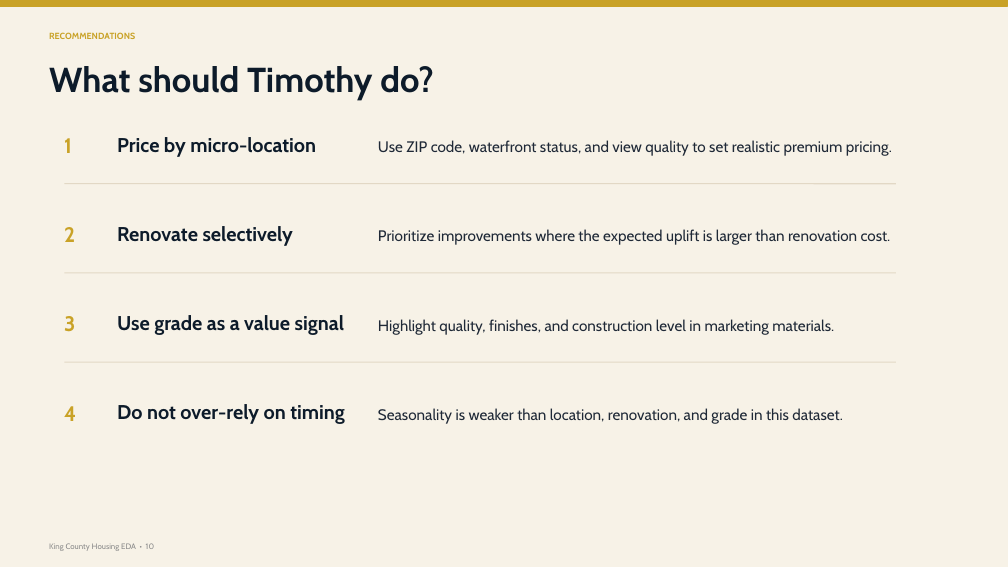
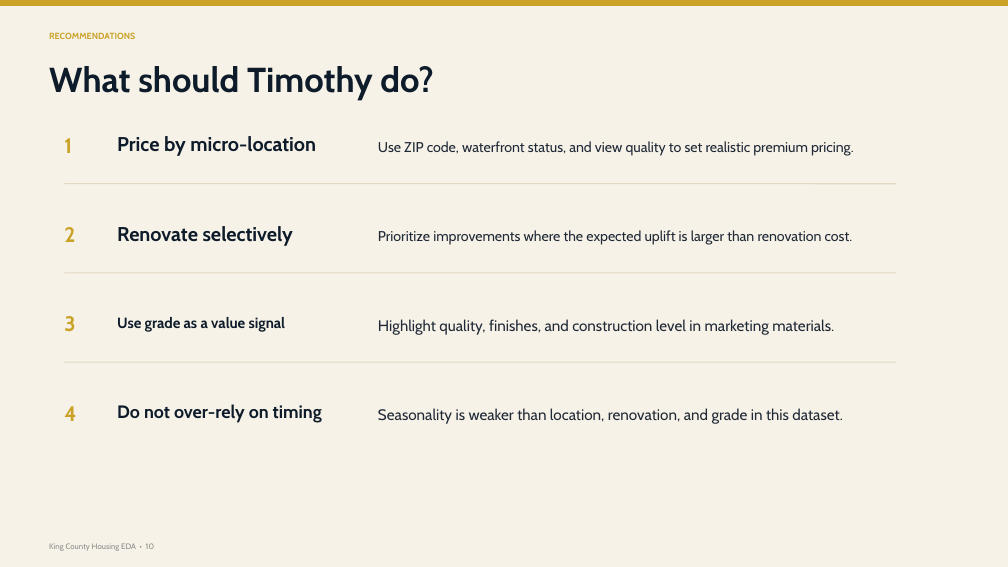
Before and after one commit to elhamrouzban/king_county_housing, a slide deck: slide 10 of King_County_EDA_Professional_Deck.pptx. Drawn at 1008x567 pixels with LibreOffice and Linux fonts; fonts in the diff are those of the drawing. Boxes give left, top, right and bottom in pixels: in the first picture for what was removed or moved away, otherwise in the second. Text is boxed around its words. In the diff, an @@ line names an element or a change of style, - is before the commit and + after.

```diff
--- a/King_County_EDA_Professional_Deck.pptx
+++ b/King_County_EDA_Professional_Deck.pptx
@@ text "Use ZIP code, waterfront status, ..." at [378, 141, 854, 156]: size 14.5 to 13.5 pt @@
@@ text "Prioritize improvements where the expected ..." at [378, 230, 853, 245]: size 14.5 to 13.5 pt @@
@@ text "Use grade as a value ..." at [117, 317, 286, 332]: size 19 to 14.1 pt @@
@@ text "Do not over-rely on timing" at [117, 404, 322, 423]: size 19 to 17.1 pt @@
```
Also in this commit, not shown: 8 other slides changed, 3 other files.
